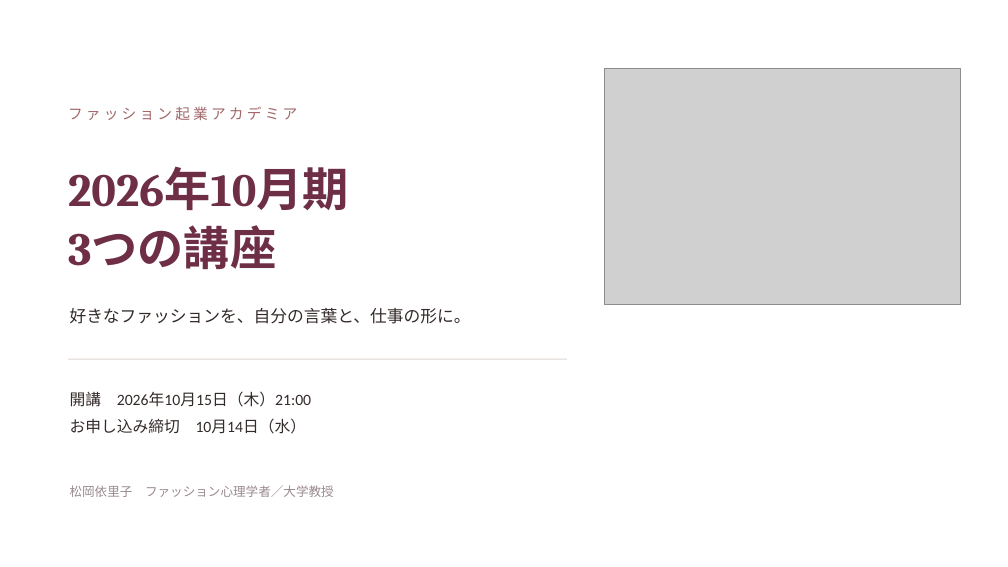
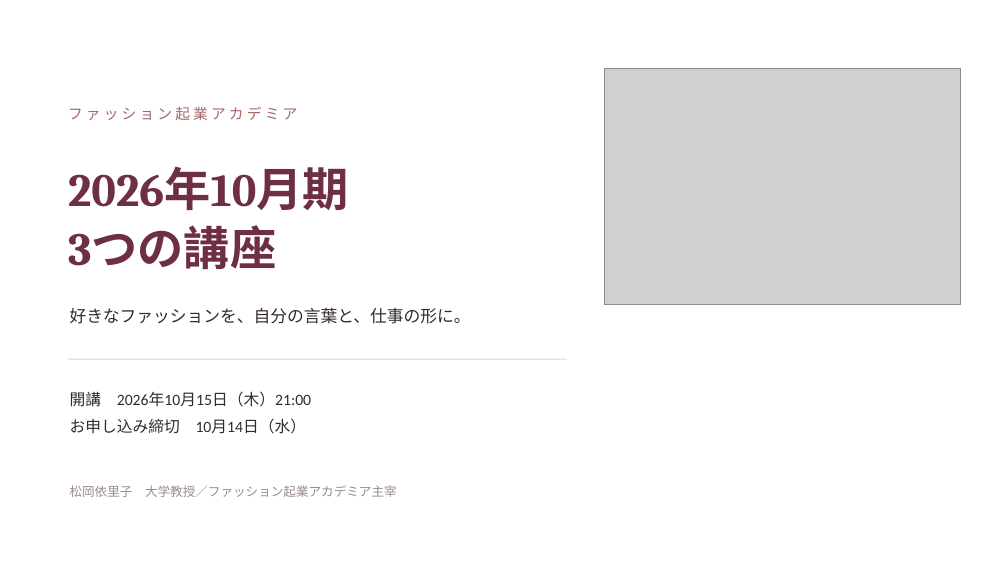
Before and after one commit to fashio17/potential-lamp, a slide deck: slide 1 of 運用/説明会/説明会_3コース_2026年10月期_v2.pptx. Drawn at 1008x567 pixels with LibreOffice and Linux fonts; fonts in the diff are those of the drawing; grey boxes stand for pictures. Boxes give left, top, right and bottom in pixels: in the first picture for what was removed or moved away, otherwise in the second. Text is boxed around its words. In the diff, an @@ line names an element or a change of style, - is before the commit and + after.

```diff
--- a/運用/説明会/説明会_3コース_2026年10月期_v2.pptx
+++ b/運用/説明会/説明会_3コース_2026年10月期_v2.pptx
@@ text at <box>70,485,397,497</box>: text changed @@
-松岡依里子 ファッション心理学者／大学教授
+松岡依里子 大学教授／ファッション起業アカデミア主宰
```
Also in this commit, not shown: 7 other slides changed, 14 other files.
